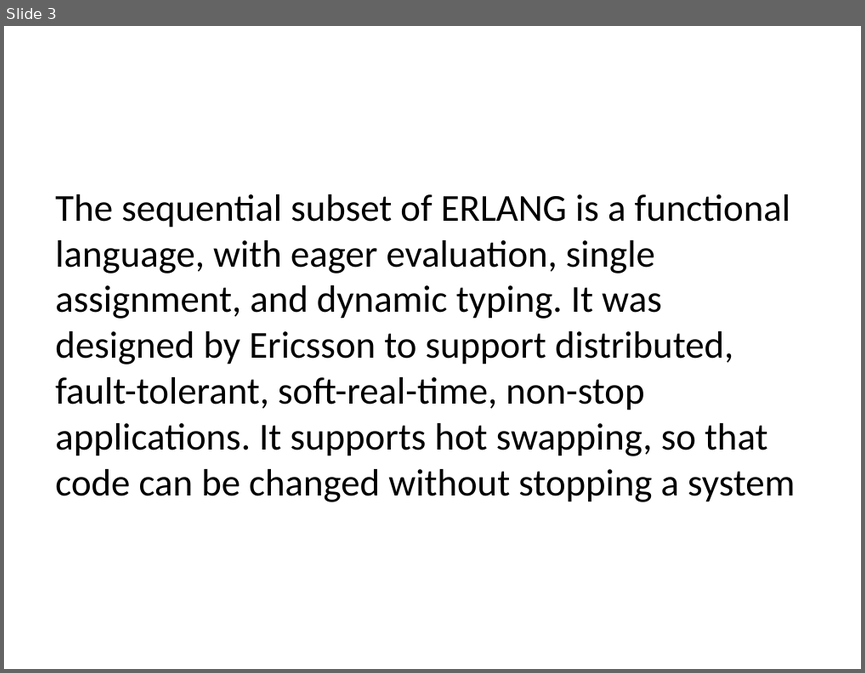
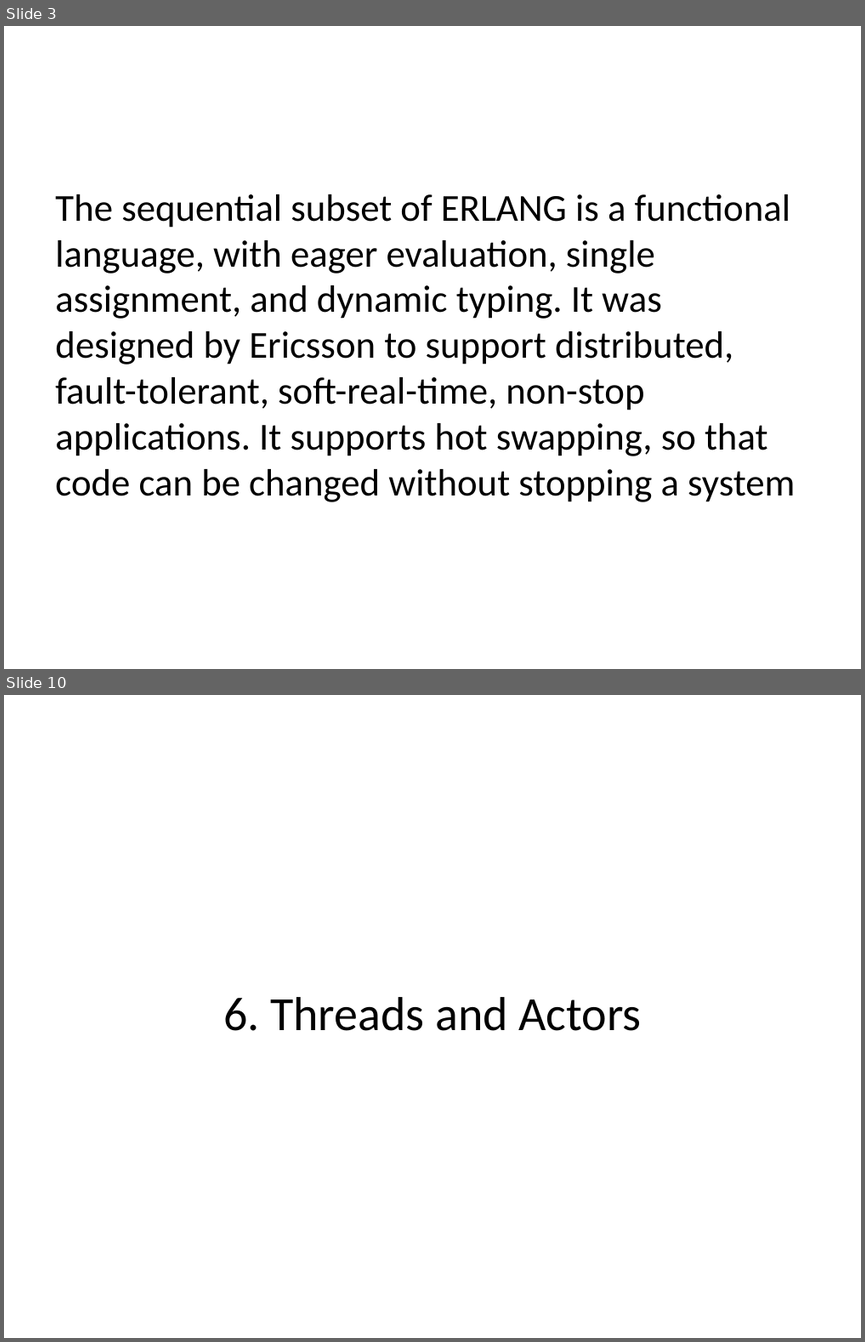
Before and after one commit to texhad3op/ErlangIntro, a slide deck: ErlangIntro.pptx. Shown one above the other, each under a label of ours: slide 3 before the commit, slides 3 and 10 after it; the slides between them are not shown. The pictures are 865x673 and 865x1342 pixels, drawn with LibreOffice and Linux fonts; fonts in the diff are those of the drawing. Boxes give left, top, right and bottom in pixels: in the first picture for what was removed or moved away, otherwise in the second. Text is boxed around its words. In the diff, an @@ line names an element or a change of style, - is before the commit and + after.

```diff
--- a/ErlangIntro.pptx
+++ b/ErlangIntro.pptx
@@ slide 10 added at bbox=[4, 695, 861, 1338], background #FFFFFF @@
@@ text added at bbox=[223, 997, 641, 1031], 40 pt, text #000000 @@
+6. Threads and Actors
```
Also in this commit, not shown: 6 slides changed, 2 other slides added, 28 other files.
